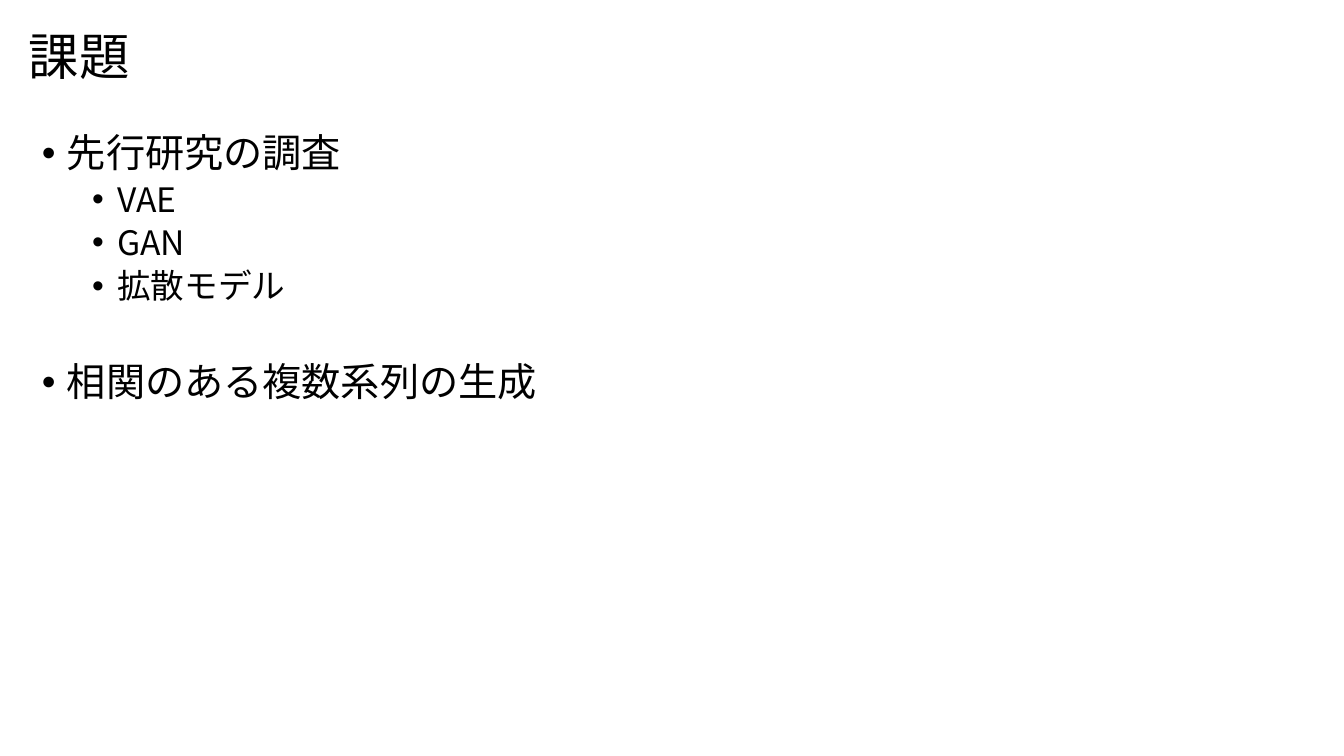
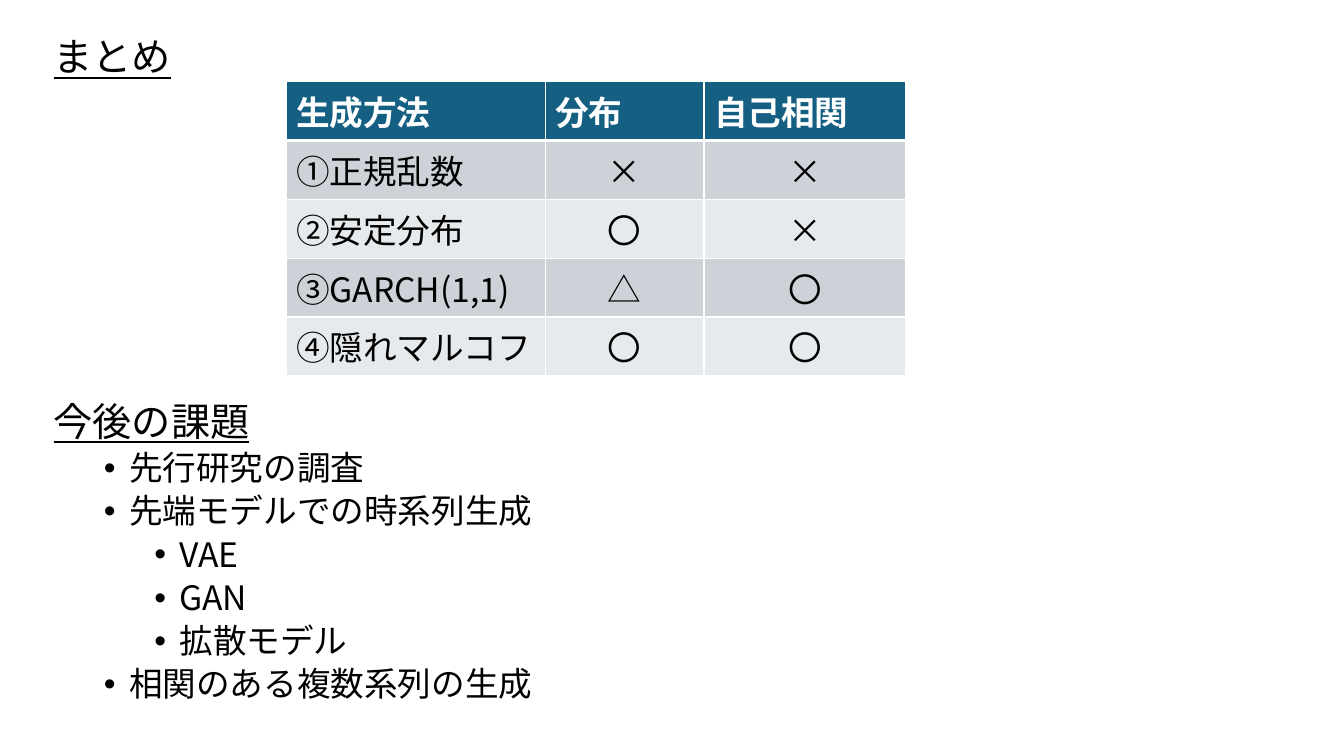
Before and after one commit to nakayasu720/report, a slide deck: slide 25 of 時系列データの生成.pptx (slide 23 before the commit). Drawn at 1344x756 pixels with LibreOffice and Linux fonts; fonts in the diff are those of the drawing. Boxes give left, top, right and bottom in pixels: in the first picture for what was removed or moved away, otherwise in the second. Text is boxed around its words. In the diff, an @@ line names an element or a change of style, - is before the commit and + after.

```diff
--- a/時系列データの生成.pptx
+++ b/時系列データの生成.pptx
@@ title at bbox=[54, 40, 171, 79]: text changed; size 36 to 28 pt @@
-課題
+まとめ
@@ table added at bbox=[286, 82, 906, 367], 5 rows, 3 columns @@
+生成方法 | 分布 | 自己相関
+①正規乱数 | × | ×
+②安定分布 | 〇 | ×
+③GARCH(1,1) | △ | 〇
+④隠れマルコフ | 〇 | 〇
@@ text "今後の課題": place and size @@
-text "今後の課題" at bbox=[67, 134, 537, 400]
+text "今後の課題" at bbox=[54, 403, 532, 699]
@@ text at bbox=[54, 403, 250, 443]: paragraph added @@
+今後の課題
@@ text at bbox=[129, 451, 532, 699]: size 28 to 24 pt in "先行研究の調査", "相関のある複数系列の生成"; list level 1 to 2 in "先行研究の調査"; list level 2 to 3 in "VAE"; list level 2 to 3 in "GAN"; list level 2 to 3 in "拡散モデル"; list level 1 to 2 in "相関のある複数系列の生成" @@
@@ text at bbox=[129, 494, 532, 526]: paragraph added @@
+  • 先端モデルでの時系列生成
```
Also in this commit, not shown: 17 other slides changed, 5 slides added, 3 slides removed.
